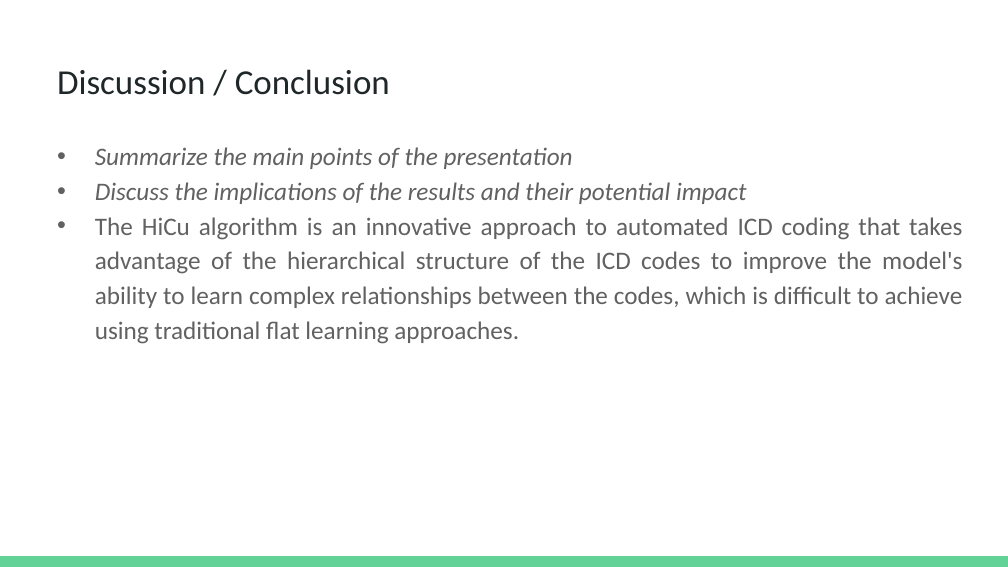
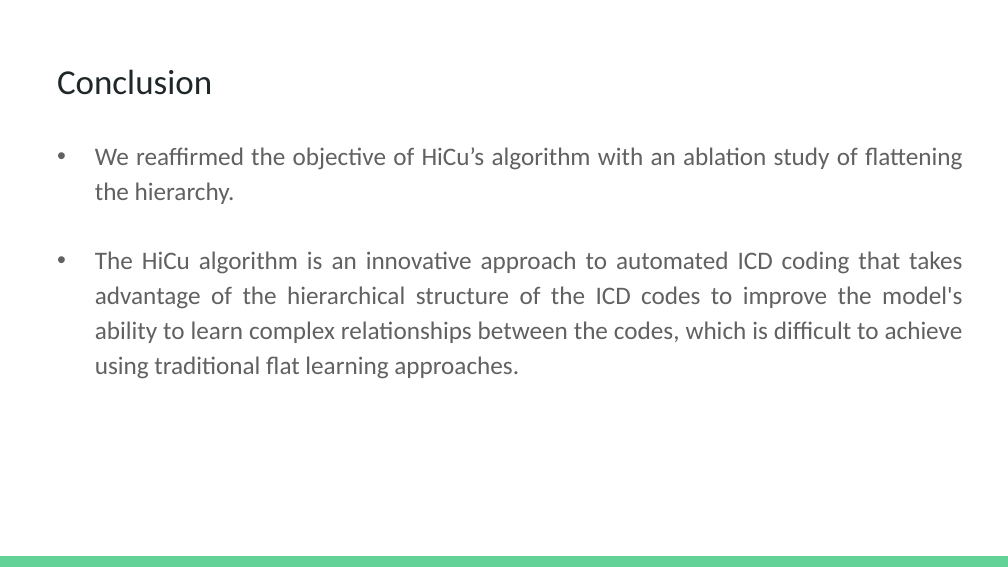
Before and after one commit to dbiswas0605/MCS-DS-CS598-DLH-HiCu, a slide deck: slide 14 of Presentation/CS598 DL4H Project Presentation.pptx. Drawn at 1008x567 pixels with LibreOffice and Linux fonts; fonts in the diff are those of the drawing. Boxes give left, top, right and bottom in pixels: in the first picture for what was removed or moved away, otherwise in the second. Text is boxed around its words. In the diff, an @@ line names an element or a change of style, - is before the commit and + after.

```diff
--- a/Presentation/CS598 DL4H Project Presentation.pptx
+++ b/Presentation/CS598 DL4H Project Presentation.pptx
@@ title at (x1=57, y1=69, x2=212, y2=95): text changed @@
-Discussion / Conclusion
+Conclusion
@@ text at (x1=95, y1=147, x2=962, y2=204): text changed; italic off @@
-• Summarize the main points of the presentation
-• Discuss the implications of the results and their potential impact
+• We reaffirmed the objective of HiCu’s algorithm with an ablation study of flattening the hierarchy.
```
Also in this commit, not shown: 11 other slides changed.
